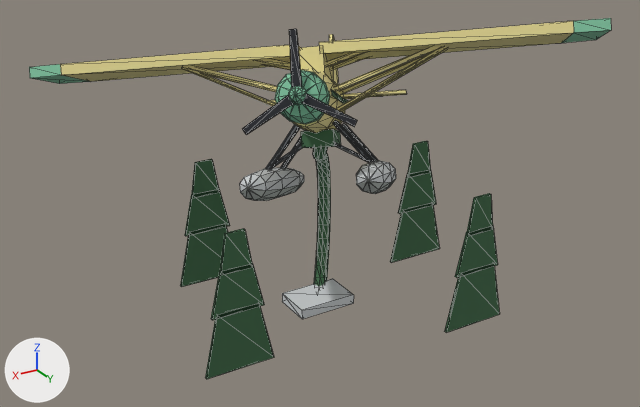
Before and after pictures for a commit that changed the glTF model airport-cyxd/PackageSources/modelLib/cyxd_h14_norseman/cyxd_h14_norseman.gltf.
One viewpoint serves both versions: a camera (50 mm lens) standing at (12.1, 20.29, 13.35) and looking at (-0.27, -0.33, 3.04). Arrows for +X, +Y and +Z are at lower left; the lights stay in place. The older version comes first. Mesh edges are drawn as thin lines. Vertices at exactly the same position are counted once.

Before the edit, the objects in view are built like this:
```python
me_cyxd_h14_norseman = bpy.data.meshes.new('cyxd_h14_norseman')
me_cyxd_h14_norseman.from_pydata(...)  # 812 vertices, 1392 faces; spans x -7.22..6.61, y -6.54..4.63, z -0.2..8.87
me_cyxd_h14_norseman.materials.append(mat_cyxd_flat)  # picture img_cyxd_palette_png
ob_cyxd_h14_norseman = bpy.data.objects.new('cyxd_h14_norseman', me_cyxd_h14_norseman)
ob_cyxd_h14_norseman.location = (0.0, 0.0, 0.0)
```
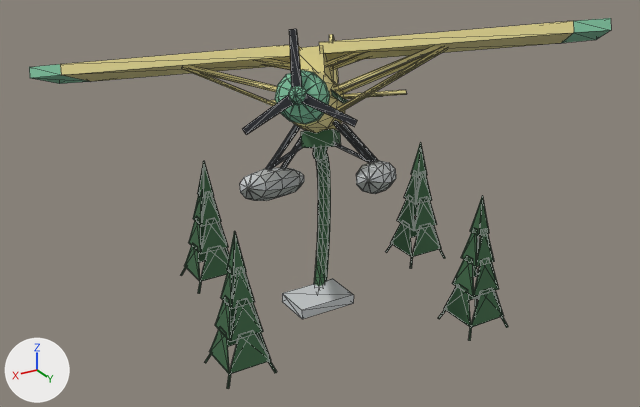
What differs and where, as boxes (x1, y1, x2, y2) in the pictures (640 x 407 px):
'cyxd_h14_norseman', reshaped: before (29, 18, 611, 379); after (29, 18, 611, 389)
part 1 of me_cyxd_h14_norseman, deleted (green): before (181, 224, 228, 287)
part 2 of me_cyxd_h14_norseman, deleted (green): before (390, 203, 439, 263)
part 3 of me_cyxd_h14_norseman, deleted (green): before (444, 265, 500, 333)
part 4 of me_cyxd_h14_norseman, reshaped: before (205, 228, 274, 379); after (204, 231, 277, 389)
part 5 of me_cyxd_h14_norseman, reshaped: before (185, 159, 230, 236); after (181, 161, 229, 294)
part 6 of me_cyxd_h14_norseman, reshaped: before (455, 193, 498, 278); after (438, 196, 508, 341)
part 7 of me_cyxd_h14_norseman, reshaped: before (398, 141, 436, 214); after (385, 142, 445, 268)

The change, as a diff of the scene's bpy script:
```diff
--- a/airport-cyxd/PackageSources/modelLib/cyxd_h14_norseman/cyxd_h14_norseman.gltf.py
+++ b/airport-cyxd/PackageSources/modelLib/cyxd_h14_norseman/cyxd_h14_norseman.gltf.py
@@ me_cyxd_h14_norseman @@
 # used by ob_cyxd_h14_norseman; location = (0.0, 0.0, 0.0)
-me_cyxd_h14_norseman.from_pydata(...)  # 812 vertices, 1392 faces; spans x -7.22..6.61, y -6.54..4.63, z -0.2..8.87
+me_cyxd_h14_norseman.from_pydata(...)  # 1308 vertices, 2144 faces; spans x -7.22..6.61, y -6.54..4.63, z -0.2..8.87
+# me_cyxd_h14_norseman part 1: the loose piece of 8 vertices spanning x 1.2..3.2, y -3.04..-2.96, z 0.0..1.8 is deleted
+# me_cyxd_h14_norseman part 2: the loose piece of 8 vertices spanning x -5.4..-3.4, y -1.04..-0.96, z 0.0..1.8 is deleted
+# me_cyxd_h14_norseman part 3: the loose piece of 8 vertices spanning x -4.2..-2.2, y 3.36..3.44, z 0.0..1.8 is deleted
+# me_cyxd_h14_norseman part 4: 24 vertices moved from x 2.6..4.6, y 1.96..2.04, z 0.0..4.0 to x 2.98..3.46, y 1.4..2.6, z 0.35..3.05; 124 vertices added at x 2.87..4.33, y 1.27..2.73, z -0.01..4.0
+# me_cyxd_h14_norseman part 5: 16 vertices removed from x 1.45..2.95, y -3.04..-2.96, z 1.7..4.0; 148 vertices added at x 1.47..2.93, y -3.73..-2.27, z -0.01..4.0
+# me_cyxd_h14_norseman part 6: 16 vertices removed from x -3.95..-2.45, y 3.36..3.44, z 1.7..4.0; 148 vertices added at x -3.93..-2.47, y 2.67..4.13, z -0.01..4.0
+# me_cyxd_h14_norseman part 7: 16 vertices removed from x -5.15..-3.65, y -1.04..-0.96, z 1.7..4.0; 148 vertices added at x -5.13..-3.67, y -1.73..-0.27, z -0.01..4.0
 me_cyxd_h14_norseman.materials.append(mat_cyxd_flat)
```
